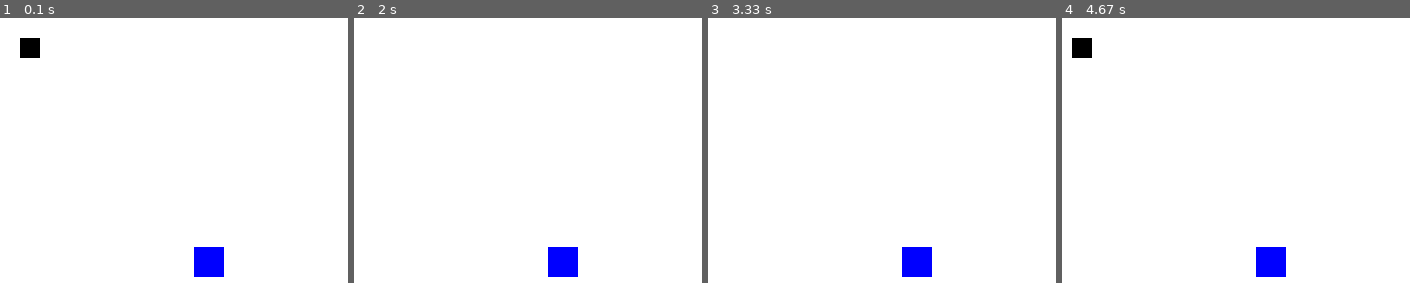
Above: before the commit, frames 1-4 (left to right).
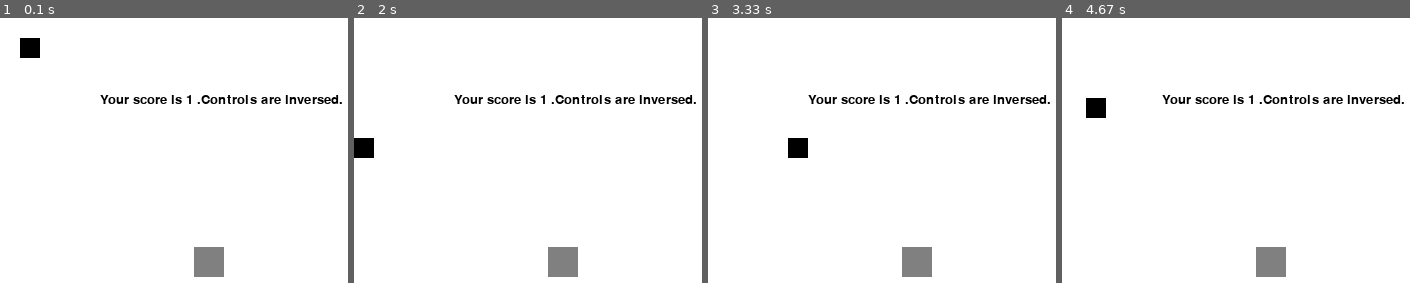
Above: after the commit, the same moments.

Repository: reychakcoding/Python-Class
Game: pygame game, started from Reyansh/Game.py
The game is run twice, just before and just after one commit, with the same random seed, the same clock (stepped at 60 frames per second) and the same inputs.
Inputs (mouse positions are in pixels of both pictures, inside the frame that each line leads up to):
- Up to frame 1 (0.1 s): no input
- Up to frame 2 (2 s): hold D 0.33-0.8 s; move the mouse to (outside the picture) at 0.37 s; hold W 0.83-1.13 s; hold A from 1.67 s (still down)
- Up to frame 3 (3.33 s): release A at 2.2 s; hold S 2.23-2.53 s; hold A 2.57-2.97 s; hold W from 3 s (still down)
- Up to frame 4 (4.67 s): release W at 3.37 s; hold D 3.4-4.03 s; hold S 4.07-4.43 s; hold A from 4.47 s (still down)

The runs differ from the first frame. In frame 1, 2.2% of the frame differs, in the area x 28-99%, y 29-98%; in frame 2, 2.6%; in frame 3, 2.6%; in frame 4, 3.0%, in the area x 2-99%, y 7-98%.

Commit message:
GameUpdate3.py

Diff:
--- a/Reyansh/Game.py
+++ b/Reyansh/Game.py
@@ -9,6 +9,10 @@
 clock = py.time.Clock()
 player = py.Rect(20,20,20,20) #x,y,width,height
 rock = py.Rect(0,0,30,30)
+font = py.font.Font(None,20)
+score = 0
+xspeed = 0
+yspeed = 0
 # can access multiple properties of the rect
 # top, bottom, right,left,top-right, x,y,width,height
 
@@ -19,16 +23,24 @@
     if ev.type == py.QUIT:
         break
     keys = py.key.get_pressed() # a list of all current keys pressed
+    if keys[py.K_a]:
+      xspeed = 2
+      yspeed = 0
     if keys[py.K_d]:
-      player.x+=5
-    if keys[py.K_a]:
-      player.x-=5
+      xspeed= -2
+      yspeed = 0
+    if keys[py.K_s]:
+      yspeed = 2
+      xspeed = 0
     if keys[py.K_w]:
-      player.top-=5
-    if keys[py.K_s]:
-      player.top+=5
-
-
+      yspeed = -2
+      xspeed = 0
+    player.top-=yspeed
+    player.left+=xspeed
+    if(player.colliderect(rock)==True):  #if blue square collided with black square
+      print("collided")
+      score = score+1
+      rock = (ran.randint(0,400),ran.randint(0,400),30,30)
     if ev.type == py.MOUSEBUTTONDOWN:
       print("mouse is clicked")
     # event options
@@ -40,6 +52,7 @@
     # MOUSEBUTTONDOWN   pos, button, touch
 
     window.fill("white")
+    text = font.render("Your score is " + str(score) +" ." + "Controls are inversed.",True,(0,0,0))
     mouseX,mouseY = py.mouse.get_pos()
 
     #player.centerx = mouseX
@@ -48,10 +61,9 @@
 
     #draw here
     py.draw.rect(window,(0,0,0),player) # surface,color (RGB), x,y,width,height
-    py.draw.rect(window,(0,0,255),rock)
-    if(player.colliderect(rock)==True):  #if blue square collided with black square
-      print("collided")
-      rock = (ran.randint(0,400),ran.randint(0,400),30,30)
+    py.draw.rect(window,(128,128,128),rock)
+    window.blit(text,(100,75))
+
     py.display.flip()
     clock.tick(60)
 py.quit()
